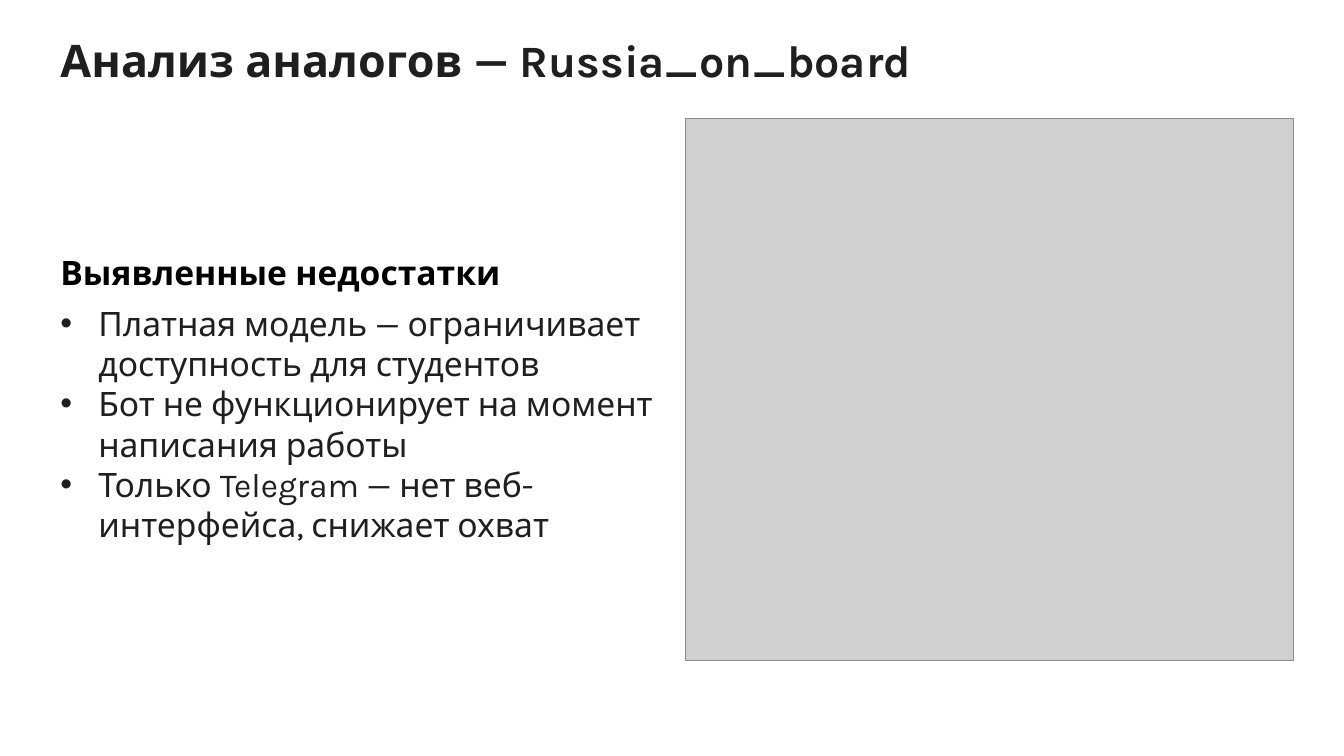
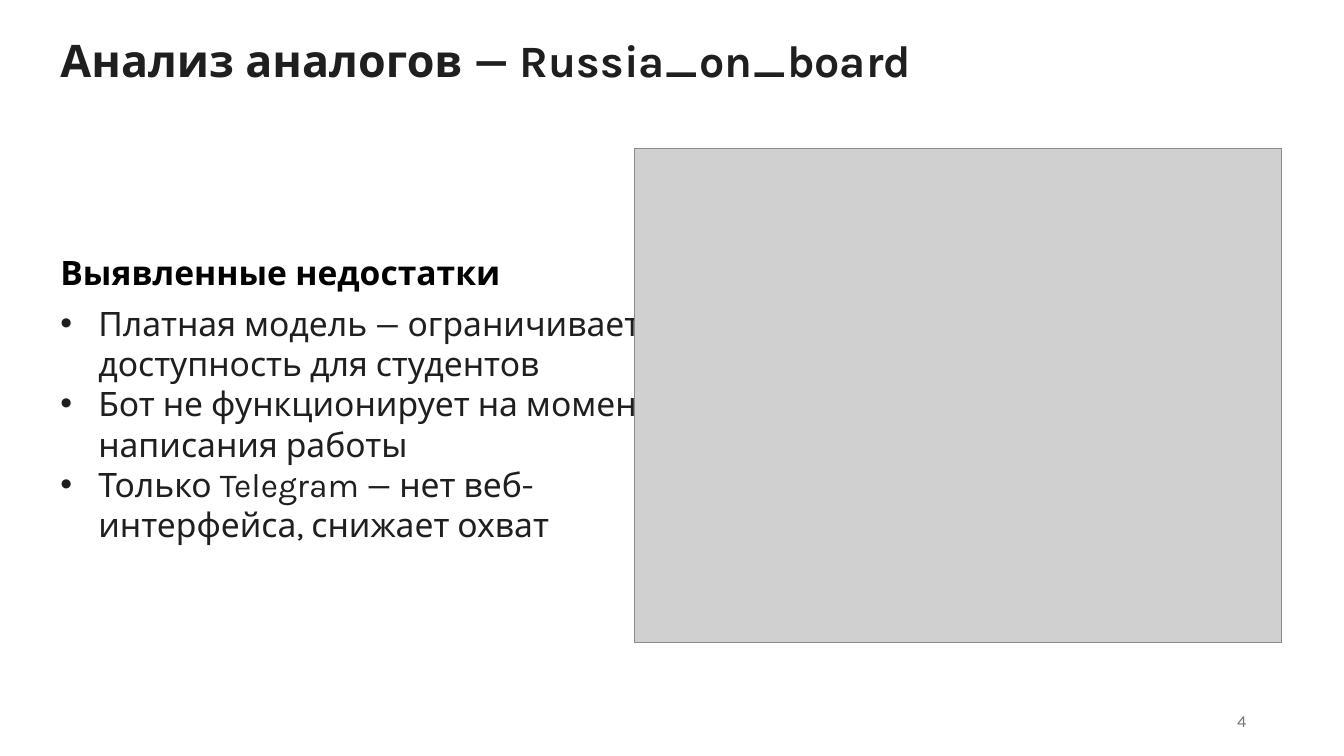
Before and after one commit to Ven-i-amin/vsu-on-board-bot, a slide deck: slide 4 of materials/презентация-2.pptx. Drawn at 1344x756 pixels with LibreOffice and Linux fonts; fonts in the diff are those of the drawing; grey boxes stand for pictures. Boxes give left, top, right and bottom in pixels: in the first picture for what was removed or moved away, otherwise in the second. Text is boxed around its words. In the diff, an @@ line names an element or a change of style, - is before the commit and + after.

```diff
--- a/materials/презентация-2.pptx
+++ b/materials/презентация-2.pptx
@@ picture: place and size @@
-picture at box(686, 119, 1295, 661)
+picture at box(634, 148, 1281, 643)
@@ page number added at box(1237, 716, 1246, 727), 12 pt, text #757575 @@
+4
```
Also in this commit, not shown: 11 other slides changed, 3 slides added, 1 other file.
